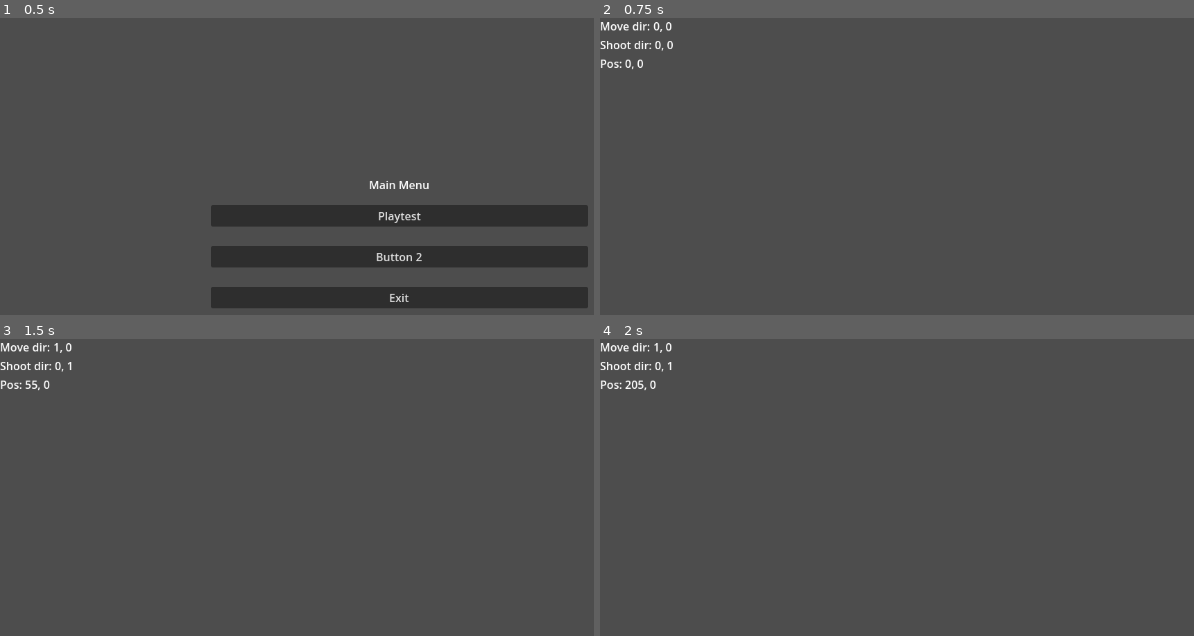
Above: before the commit, frames 1-4 (two rows, left to right).
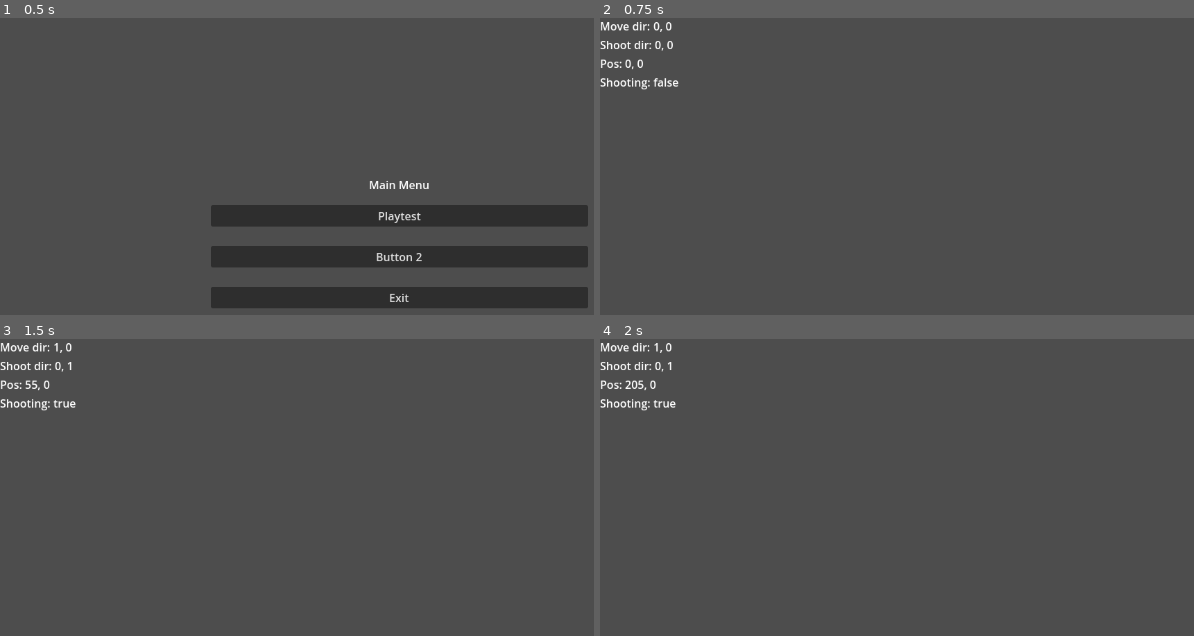
Above: after the commit, the same moments.

Repository: cass-n-roll/bullet-hell-jam
Game: Godot game, scene res://Scenes/main_menu.tscn
Two runs of this game, one before a commit and one after it. Both use one fixed random seed, a clock stepped at 60 frames per second and the inputs below.
Inputs:
- Up to frame 1 (0.5 s): no input
- Up to frame 2 (0.75 s): click "Playtest" at 0.5 s
- Up to frame 3 (1.5 s): tap Enter at 1.25 s; hold D (right) from 1.28 s (still down); hold Down (aim_down) from 1.28 s (still down)
- Up to frame 4 (2 s): keep holding D (right); keep holding Down (aim_down); tap Left (aim_left) at 1.55 s

Frame 1 is identical in both runs. In frame 2, 0.2% of the frame differs, in the area x 0-14%, y 20-25%; in frame 3, 0.2%; in frame 4, 0.2%.

Commit message:
'Shooting' boolean

Diff:
--- a/Scenes/player.gd
+++ b/Scenes/player.gd
@@ -8,6 +8,7 @@
 
 var move_dir : Vector2 = Vector2(0, 0)
 var shoot_dir : Vector2 = Vector2(0, 0)
+var shooting : bool = false
 
 func dbg_vec(vec):
 	return str(floorf(vec.x * 100)/100.0) + ", " + str(floorf(vec.y * 100)/100.0)
@@ -16,8 +17,9 @@
 	$Debug/VBoxContainer/HBoxContainer/MoveDir.text = dbg_vec(move_dir)
 	$Debug/VBoxContainer/HBoxContainer2/ShootDir.text = dbg_vec(shoot_dir)
 	$Debug/VBoxContainer/HBoxContainer3/Pos.text = dbg_vec(position)
+	$Debug/VBoxContainer/HBoxContainer4/Shooting.text = str(shooting)
 
-	rotation = Vector2(-shoot_dir.y, shoot_dir.x).angle()
+	rotation = shoot_dir.angle()
 	velocity = move_dir * SPEED;
 
 	move_and_slide()
@@ -28,9 +30,13 @@
 	return value
 
 func joy_axis_shoot(value, original):
+	shooting = true
 	if abs(value) < JOYSTICK_SHOOT_THRESHOLD:
-		if shoot_dir.length() > JOYSTICK_SHOOT_MIN_LENGTH: return 0.0
-		else: return original
+		if shoot_dir.length() > JOYSTICK_SHOOT_MIN_LENGTH:
+			return 0.0
+		else:
+			shooting = false
+			return original
 	return value
 
 func _input(event):
@@ -41,25 +47,43 @@
 		elif event.axis == JOY_AXIS_RIGHT_Y: shoot_dir.y = joy_axis_shoot(event.axis_value, shoot_dir.y)
 	else:
 		if event.is_action_pressed("left"): move_dir.x -= 1
-		if event.is_action_released("left"): move_dir.x += 1
+		elif event.is_action_released("left"): move_dir.x += 1
 		if event.is_action_pressed("right"): move_dir.x += 1
-		if event.is_action_released("right"): move_dir.x -= 1
+		elif event.is_action_released("right"): move_dir.x -= 1
 
 		if event.is_action_pressed("up"): move_dir.y -= 1
-		if event.is_action_released("up"): move_dir.y += 1
+		elif event.is_action_released("up"): move_dir.y += 1
 		if event.is_action_pressed("down"): move_dir.y += 1
-		if event.is_action_released("down"): move_dir.y -= 1
+		elif event.is_action_released("down"): move_dir.y -= 1
 
 
-		if event.is_action_pressed("aim_left"): shoot_dir.x -= 1
-		if event.is_action_released("aim_left"): shoot_dir.x += 1
-		if event.is_action_pressed("aim_right"): shoot_dir.x += 1
-		if event.is_action_released("aim_right"): shoot_dir.x -= 1
+		if event.is_action_pressed("aim_left"):
+			shooting = true
+			shoot_dir.x -= 1
+		elif event.is_action_released("aim_left"):
+			shoot_dir.x += 1
 
-		if event.is_action_pressed("aim_up"): shoot_dir.y -= 1
-		if event.is_action_released("aim_up"): shoot_dir.y += 1
-		if event.is_action_pressed("aim_down"): shoot_dir.y += 1
-		if event.is_action_released("aim_down"): shoot_dir.y -= 1
+		if event.is_action_pressed("aim_right"):
+			shooting = true
+			shoot_dir.x += 1
+		elif event.is_action_released("aim_right"):
+			shoot_dir.x -= 1
+
+		if event.is_action_pressed("aim_up"):
+			shooting = true
+			shoot_dir.y -= 1
+		elif event.is_action_released("aim_up"):
+			shoot_dir.y += 1
+
+		if event.is_action_pressed("aim_down"):
+			shooting = true
+			shoot_dir.y += 1
+		elif event.is_action_released("aim_down"):
+			shoot_dir.y -= 1
+
+
+		if shoot_dir.length() < JOYSTICK_SHOOT_MIN_LENGTH:
+			shooting = false
 
 	move_dir.x = clampf(move_dir.x, -1, 1)
 	move_dir.y = clampf(move_dir.y, -1, 1)
--- a/Scenes/player.tscn
+++ b/Scenes/player.tscn
@@ -10,8 +10,8 @@
 [node name="CollisionShape2D" type="CollisionShape2D" parent="."]
 shape = SubResource("RectangleShape2D_8fvhr")
 
-[node name="up" type="RayCast2D" parent="."]
-target_position = Vector2(0, -30)
+[node name="right" type="RayCast2D" parent="."]
+target_position = Vector2(30, 0)
 
 [node name="Debug" type="CanvasLayer" parent="."]
 
@@ -48,3 +48,13 @@
 
 [node name="Pos" type="Label" parent="Debug/VBoxContainer/HBoxContainer3"]
 layout_mode = 2
+
+[node name="HBoxContainer4" type="HBoxContainer" parent="Debug/VBoxContainer"]
+layout_mode = 2
+
+[node name="Label" type="Label" parent="Debug/VBoxContainer/HBoxContainer4"]
+layout_mode = 2
+text = "Shooting:"
+
+[node name="Shooting" type="Label" parent="Debug/VBoxContainer/HBoxContainer4"]
+layout_mode = 2
